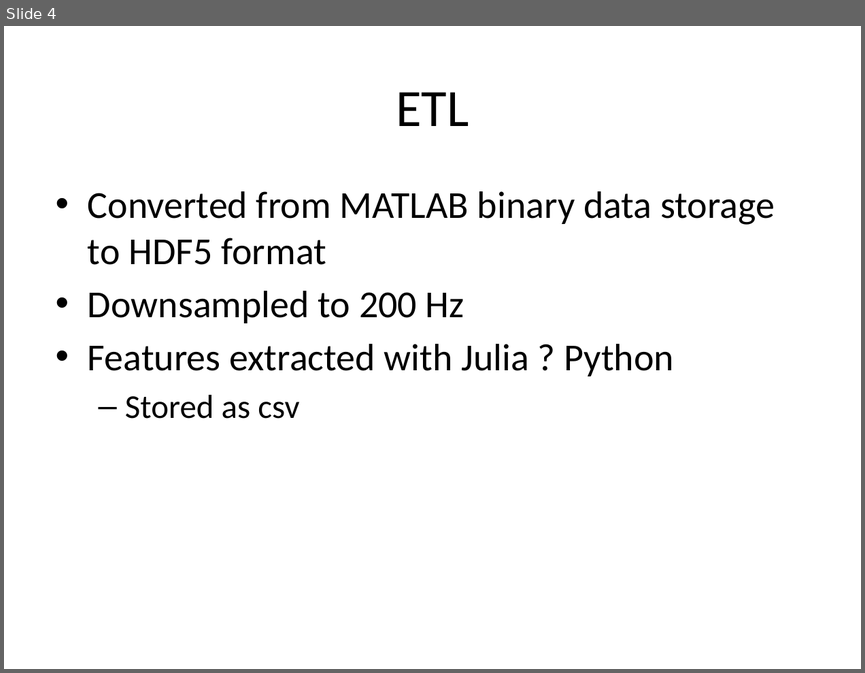
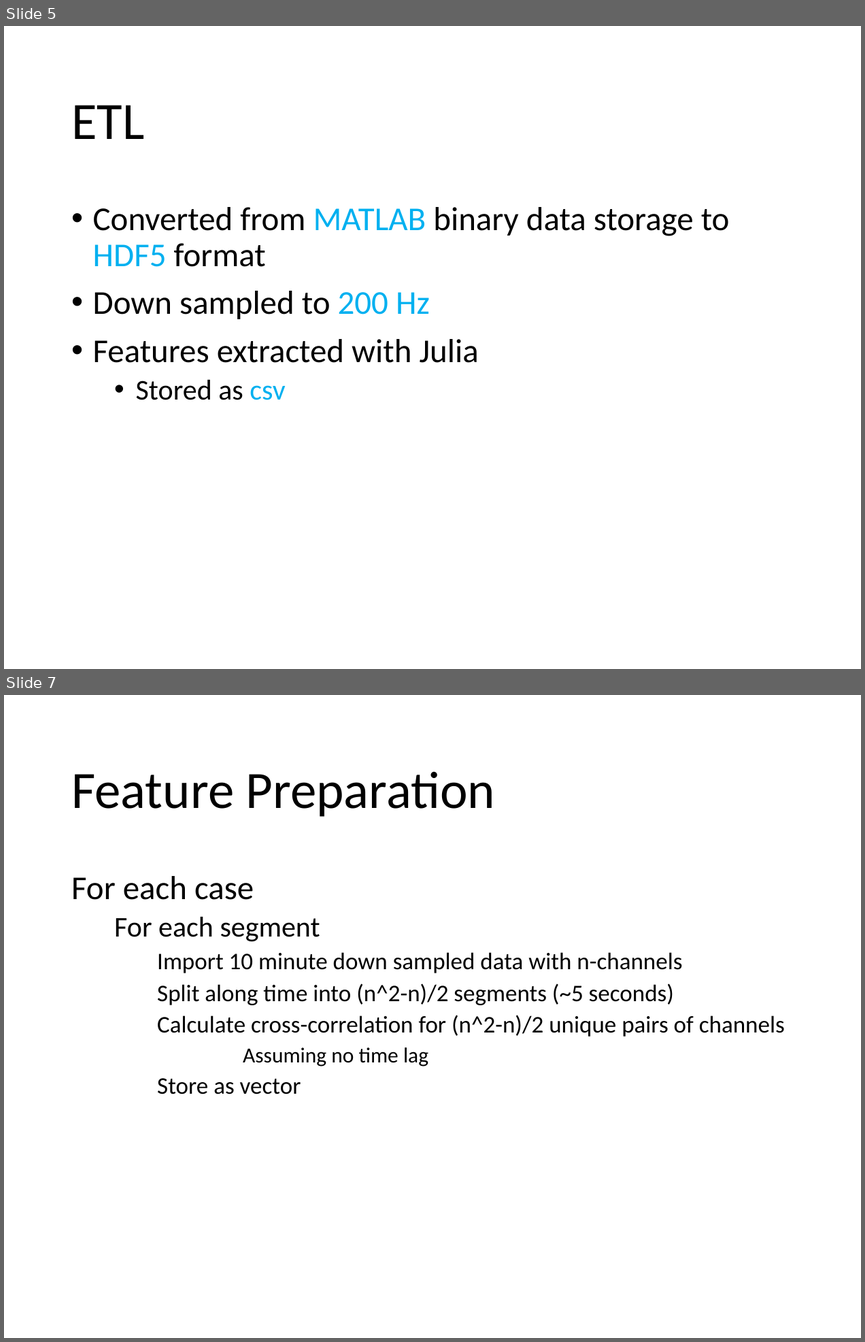
Before and after one commit to rbroberg/uccs.edu, a slide deck: cs5870/project/LeNet5 EEG.pptx. Shown one above the other, each under a label of ours: slide 4 before the commit, slides 5 and 7 after it; the slides between them are not shown. The pictures are 865x673 and 865x1342 pixels, drawn with LibreOffice and Linux fonts; fonts in the diff are those of the drawing. Boxes give left, top, right and bottom in pixels: in the first picture for what was removed or moved away, otherwise in the second. Text is boxed around its words. In the diff, an @@ line names an element or a change of style, - is before the commit and + after.

```diff
--- a/cs5870/project/LeNet5 EEG.pptx
+++ b/cs5870/project/LeNet5 EEG.pptx
@@ slide 7 added at [4, 695, 861, 1338], background #FFFFFF @@
@@ title added at [71, 771, 496, 817], 44 pt, text #000000 @@
+Feature Preparation
@@ text added at [71, 876, 785, 1094], 20 pt, text #000000 @@
+For each case
+  For each segment
+    Import 10 minute down sampled data with n-channels
+    Split along time into (n^2-n)/2 segments (~5 seconds)
+    Calculate cross-correlation for (n^2-n)/2 unique pairs of channels
+        Assuming no time lag
+    Store as vector
@@ what was slide 4 is now slide 5 @@
@@ slide 5 changed as well @@
@@ title "ETL": place and size @@
-title "ETL" at [396, 92, 468, 126]
+title "ETL" at [71, 105, 144, 139]
@@ title "ETL" at [71, 105, 144, 139]: alignment centre to left; line spacing 1 to 0.9 @@
@@ text "Converted from MATLAB binary data ...": place and size @@
-text "Converted from MATLAB binary data ..." at [88, 191, 774, 418]
+text "Converted from MATLAB binary data ..." at [93, 207, 730, 400]
@@ text at [93, 207, 730, 400]: size 32 to 28 pt in "Converted from MATLAB binary data storage to ..."; text colour #000000 to #00B0F0 in "MATLAB HDF5", "csv"; size 28 to 24 pt in "Stored as csv"; indent changed; line spacing 1 to 0.9; more space between paragraphs; bullet – to • @@
@@ text at [93, 291, 479, 363]: text changed; size 32 to 28 pt @@
-• Downsampled to 200 Hz
-• Features extracted with Julia ? Python
+• Down sampled to 200 Hz
+• Features extracted with Julia
```
Also in this commit, not shown: 4 other slides changed, 6 other slides added, 4 slides removed.
